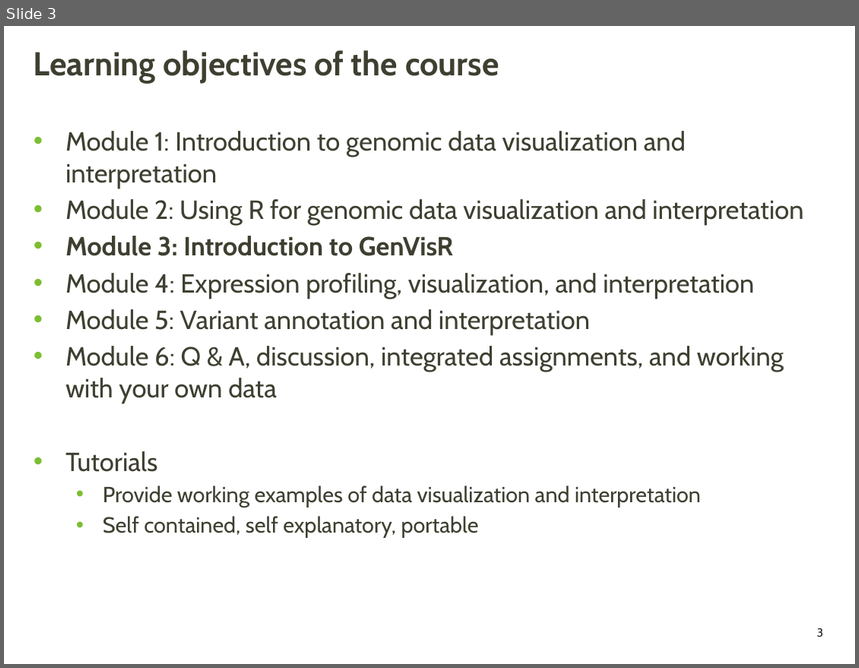
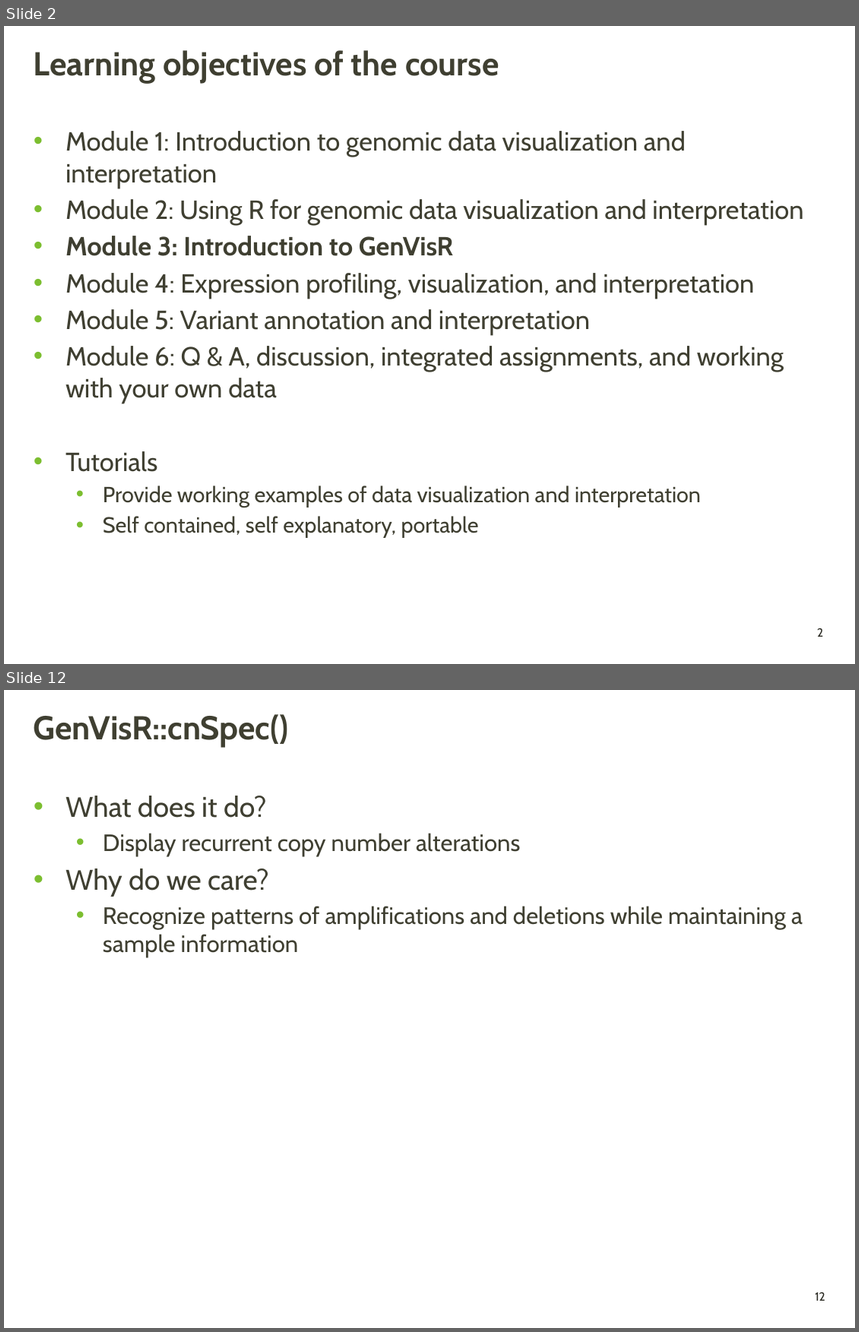
Before and after one commit to griffithlab/genviz.org, a slide deck: lectures/GenViz_Module3_Lecture.pptx. Shown one above the other, each under a label of ours: slide 3 before the commit, slides 2 and 12 after it; the slides between them are not shown. The pictures are 859x668 and 859x1332 pixels, drawn with LibreOffice and Linux fonts; fonts in the diff are those of the drawing; background and template pictures are left out. Boxes give left, top, right and bottom in pixels: in the first picture for what was removed or moved away, otherwise in the second. Text is boxed around its words. In the diff, an @@ line names an element or a change of style, - is before the commit and + after.

```diff
--- a/lectures/GenViz_Module3_Lecture.pptx
+++ b/lectures/GenViz_Module3_Lecture.pptx
@@ slide 12 added at (4,690,855,1328), background picture (left out); not listed: 1 template element that a slide beside it also shows @@
@@ title added at (34,714,288,748), 28 pt, text #3F3F32, bold @@
+GenVisR::cnSpec()
@@ text added at (66,796,803,958), 20 pt, text #3F3F32 @@
+• What does it do?
+  • Display recurrent copy number alterations
+• Why do we care?
+  • Recognize patterns of amplifications and deletions while maintaining a sample information
@@ what was slide 3 is now slide 2 @@
@@ page number at (817,629,823,637): text changed @@
-3
+2
```
Also in this commit, not shown: 1 slide changed, 15 other slides added, 1 slide removed.
